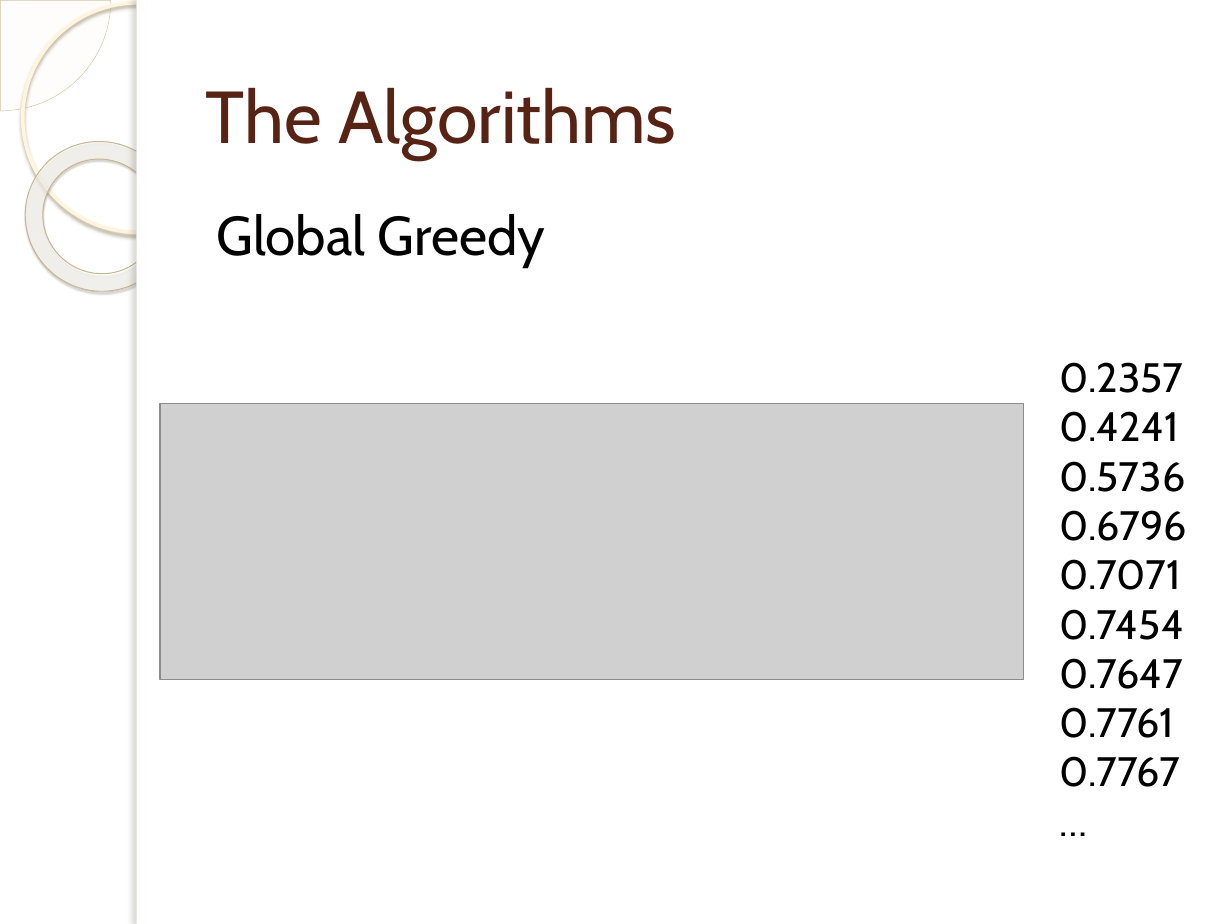
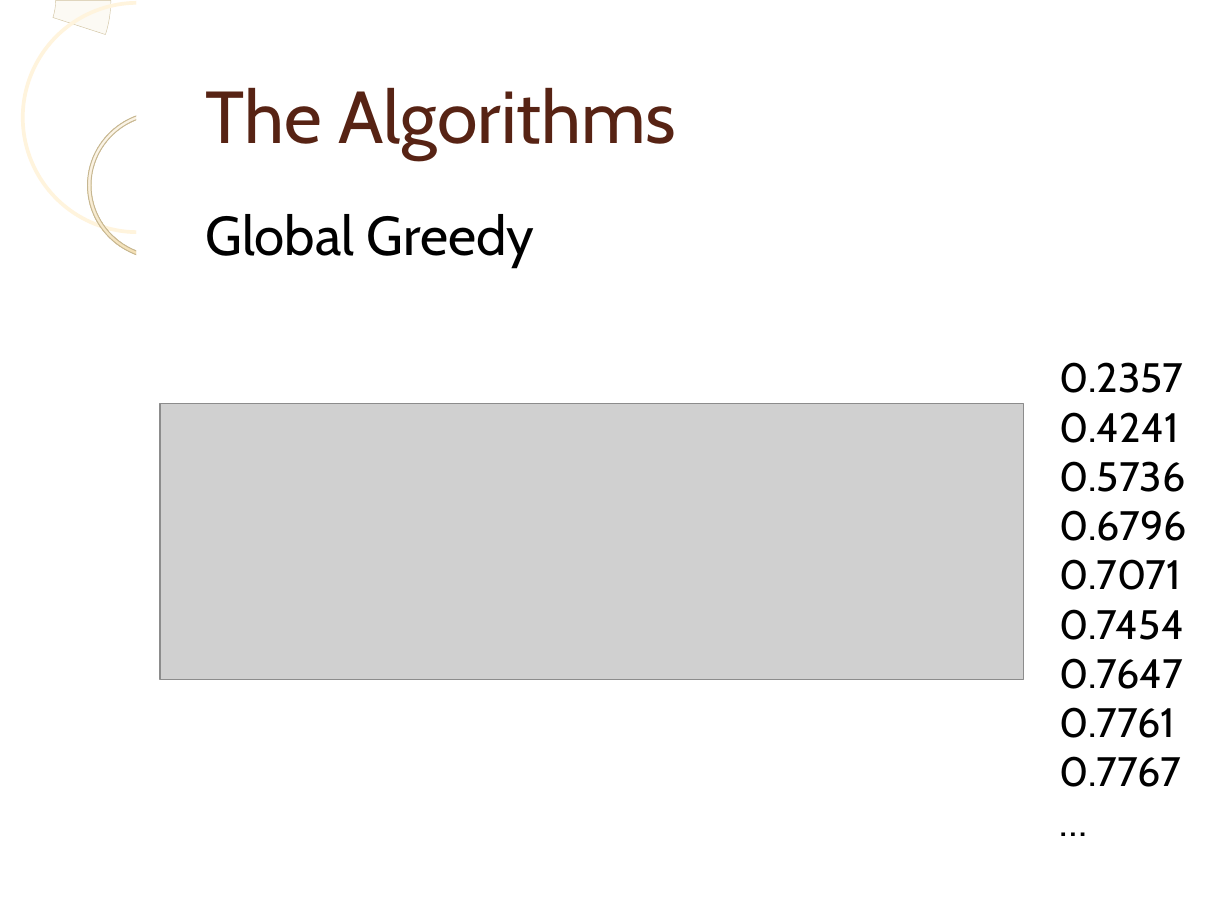
Before and after one commit to laurita/SimilaritySearch-project, a slide deck: slide 4 of presentation/presentation.pptx. Drawn at 1232x924 pixels with LibreOffice and Linux fonts; fonts in the diff are those of the drawing; grey boxes stand for pictures; background and template pictures are left out. Boxes give left, top, right and bottom in pixels: in the first picture for what was removed or moved away, otherwise in the second. Text is boxed around its words. In the diff, an @@ line names an element or a change of style, - is before the commit and + after.

```diff
--- a/presentation/presentation.pptx
+++ b/presentation/presentation.pptx
@@ pie slice (boxed as its full ellipse) removed at box(0, 0, 111, 111) @@
@@ arch (boxed as its full ring) added at box(0, 0, 111, 111), fill #FCFAF4, outline #D1C3A0 0.26 pt @@
@@ ellipse at box(22, 2, 251, 232): outline #FFF5DE 2.15 pt to #FFF4DD 2.15 pt; shadow off @@
@@ rectangle at box(137, 0, 147, 924): shadow off @@
@@ donut at box(87, 111, 239, 260): fill gradient #FFFCF6 to #FFFEFB to #F0D28E to gradient #FEFAF6 to #EED18E; outline #C7B893 0.58 pt to #C6B792 0.57 pt; shadow off; proportions changed; rotation 38 to 0 degrees @@
@@ text "Global Greedy" at box(206, 214, 535, 268): indent changed; less space between paragraphs @@
```
Also in this commit, not shown: 10 other slides changed, 1 slide added, 1 slide removed.
